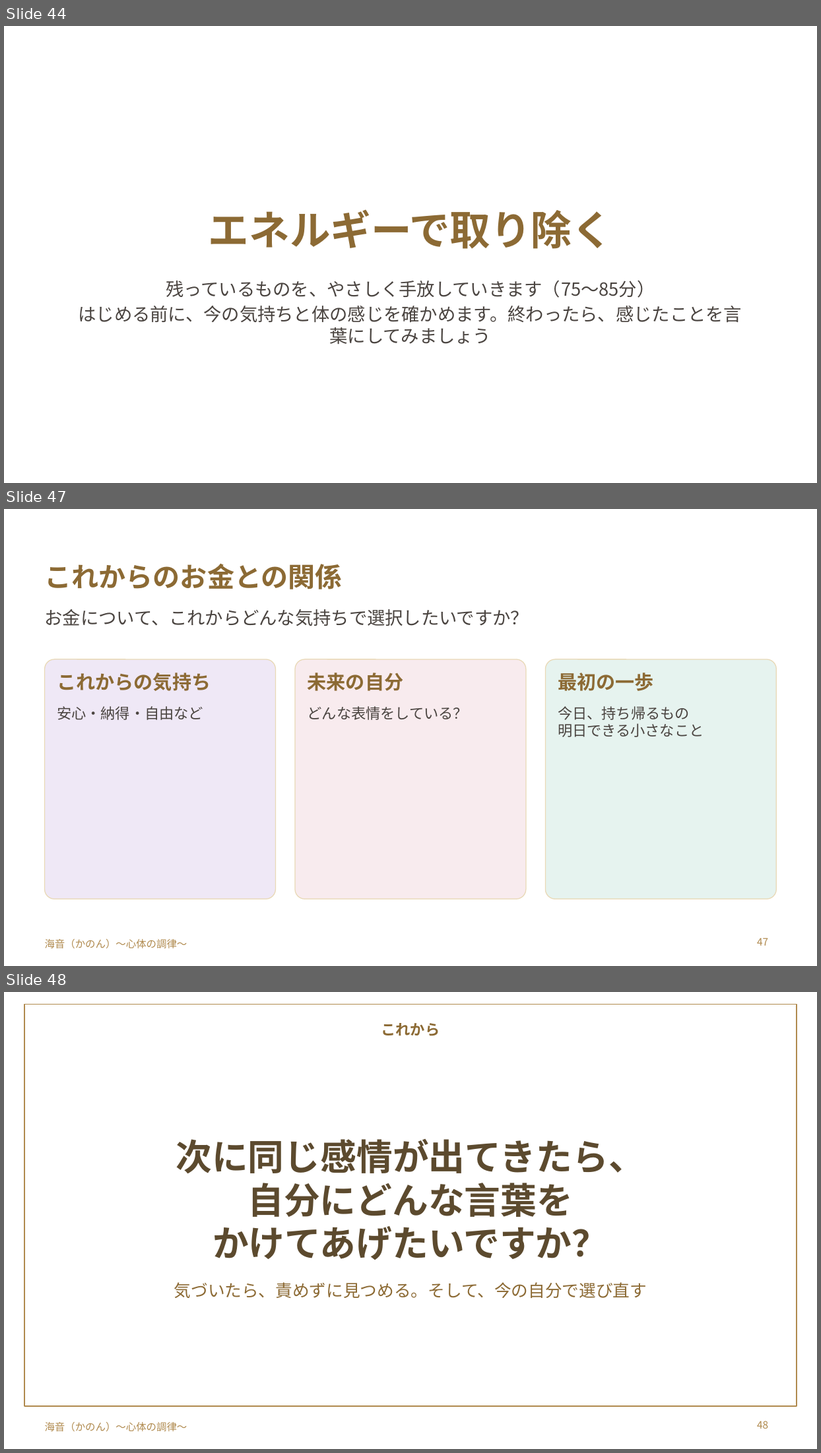
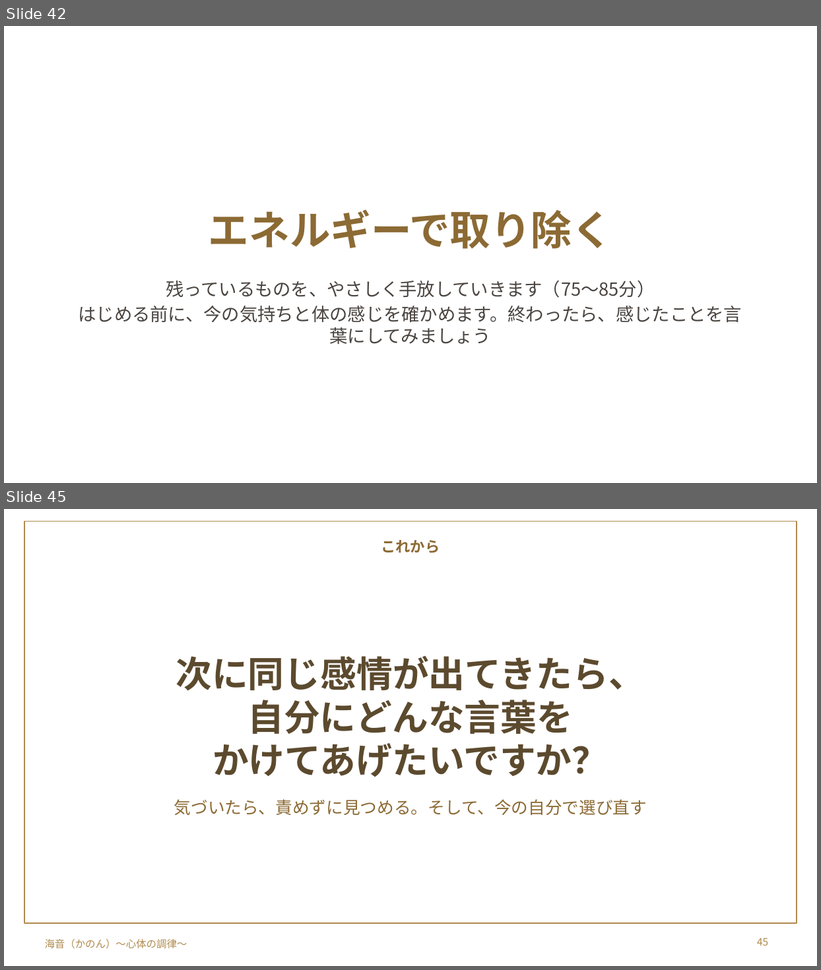
Before and after one commit to y-takahashi-cmd/MyBrain, a slide deck: 20_Projects/海音_心体の調律/単発/仁部あきえさん/20261028_仁部あきえさん_お金のブロック単発セッション.pptx. Shown one above the other, each under a label of ours: slides 44, 47 and 48 before the commit, slides 42 and 45 after it; the slides between them are not shown. The pictures are 821x1453 and 821x970 pixels, drawn with LibreOffice and Linux fonts; fonts in the diff are those of the drawing; background and template pictures are left out. Boxes give left, top, right and bottom in pixels: in the first picture for what was removed or moved away, otherwise in the second. Text is boxed around its words. In the diff, an @@ line names an element or a change of style, - is before the commit and + after.

```diff
--- a/20_Projects/海音_心体の調律/単発/仁部あきえさん/20261028_仁部あきえさん_お金のブロック単発セッション.pptx
+++ b/20_Projects/海音_心体の調律/単発/仁部あきえさん/20261028_仁部あきえさん_お金のブロック単発セッション.pptx
@@ slide 47 removed at (4,509,817,966), background #FFFFFF; not listed: 1 template element that a slide beside it also shows @@
@@ title removed at (45,564,343,590) @@
-これからのお金との関係
@@ text removed at (45,609,529,626) @@
-お金について、これからどんな気持ちで選択したいですか？
@@ rounded rectangle removed at (45,659,275,899) @@
@@ rounded rectangle removed at (295,659,526,899) @@
@@ rounded rectangle removed at (546,659,776,899) @@
@@ text removed at (57,673,211,691) @@
-これからの気持ち
@@ text removed at (308,673,404,691) @@
-未来の自分
@@ text removed at (558,673,654,691) @@
-最初の一歩
@@ text removed at (57,706,203,720) @@
-安心・納得・自由など
@@ text removed at (308,706,468,720) @@
-どんな表情をしている？
@@ text removed at (558,706,704,737) @@
-今日、持ち帰るもの
-明日できる小さなこと
@@ page number removed at (757,938,768,946) @@
-47
@@ what was slide 44 is now slide 42 @@
@@ what was slide 48 is now slide 45 @@
@@ page number at (757,938,768,946): text changed @@
-48
+45
```
Also in this commit, not shown: 6 slides changed, 2 other slides removed.
